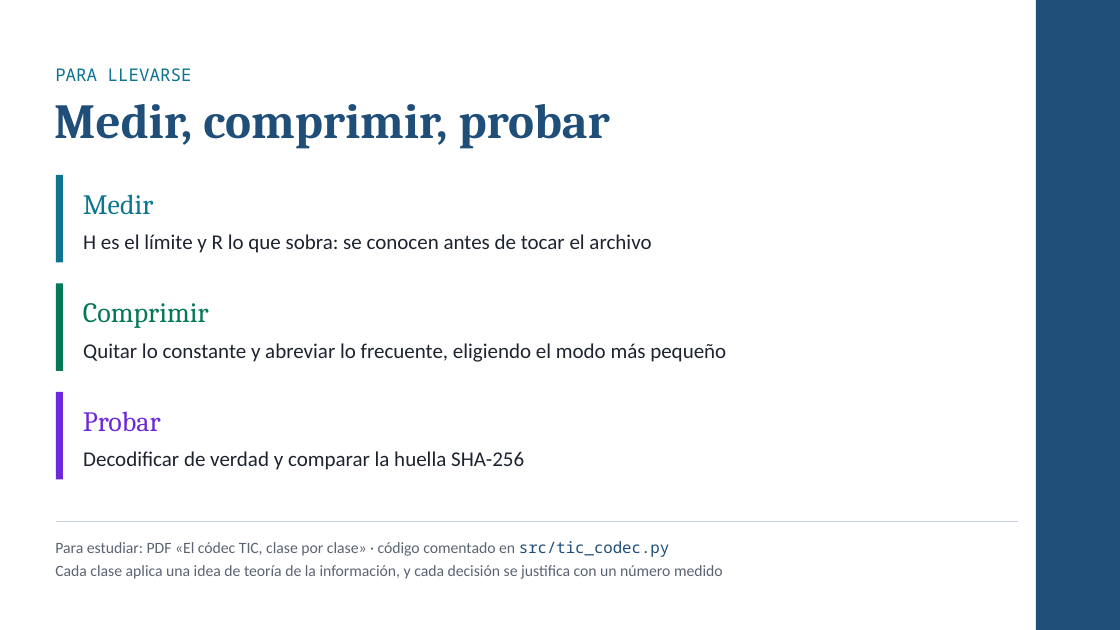
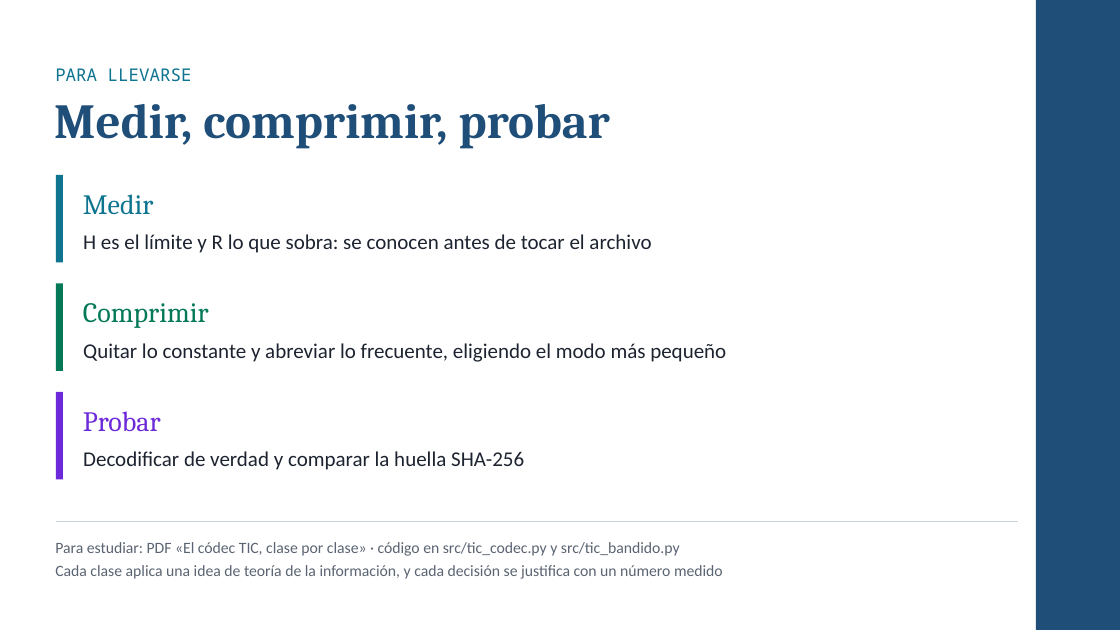
Before and after one commit to J4F3ET/UD.Lab3.TeoriaInformacion, a slide deck: slide 23 of docs/Codec_TIC_clase_por_clase.pptx (slide 20 before the commit). Drawn at 1120x630 pixels with LibreOffice and Linux fonts; fonts in the diff are those of the drawing. Boxes give left, top, right and bottom in pixels: in the first picture for what was removed or moved away, otherwise in the second. Text is boxed around its words. In the diff, an @@ line names an element or a change of style, - is before the commit and + after.

```diff
--- a/docs/Codec_TIC_clase_por_clase.pptx
+++ b/docs/Codec_TIC_clase_por_clase.pptx
@@ text at [55,542,680,556]: text changed @@
-Para estudiar: PDF «El códec TIC, clase por clase» · código comentado en src/tic_codec.py
+Para estudiar: PDF «El códec TIC, clase por clase» · código en src/tic_codec.py y src/tic_bandido.py
```
Also in this commit, not shown: 1 other slide changed, 3 slides added.
